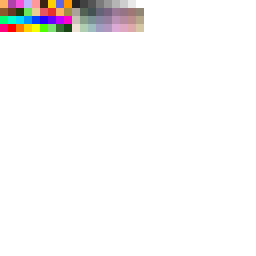
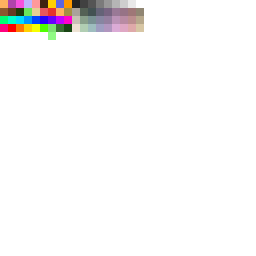
Layered file, before and after one edit (256×256). Changes by layer:
added layer "Rectangle 1 copy 21" above "Rectangle 1 copy 20" over [48, 32, 56, 40]
